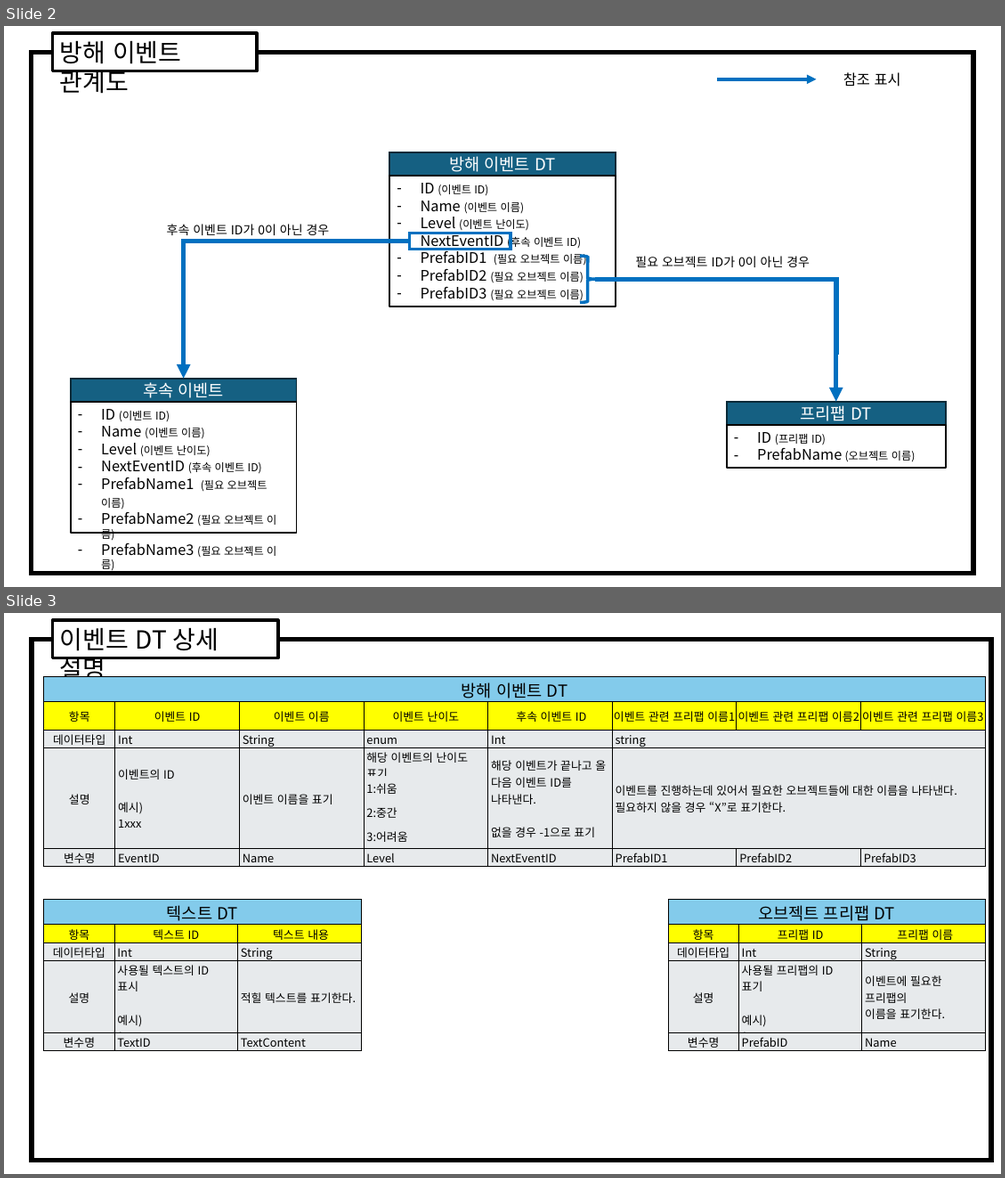
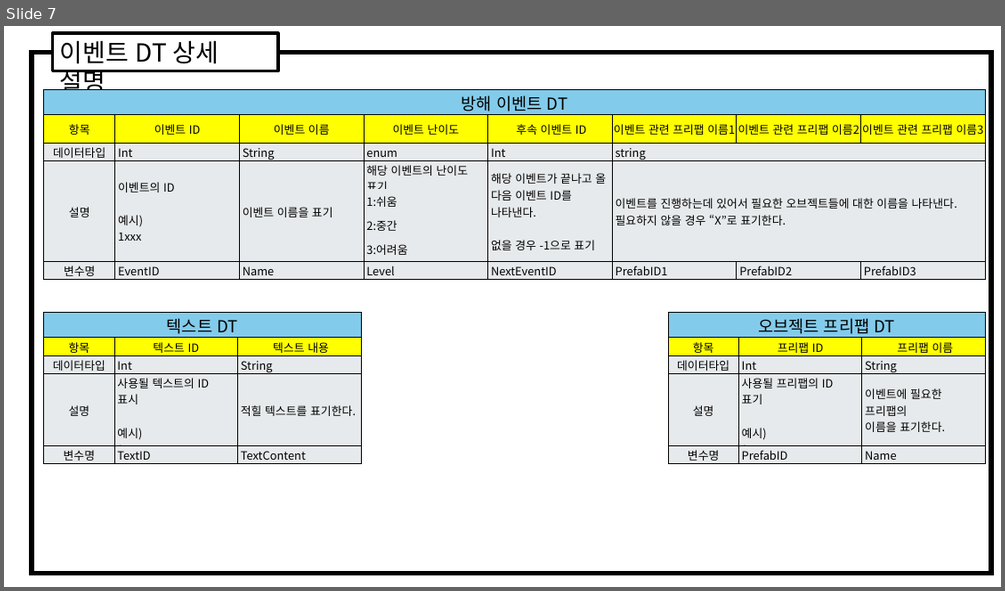
Before and after one commit to weariness00/Mandle_10Minute_Game, a slide deck: document/데이터테이블 문서.pptx. Shown one above the other, each under a label of ours: slides 2 and 3 before the commit, slide 7 after it. The pictures are 1005x1178 and 1005x591 pixels, drawn with LibreOffice and Linux fonts; fonts in the diff are those of the drawing. Boxes give left, top, right and bottom in pixels: in the first picture for what was removed or moved away, otherwise in the second. Text is boxed around its words. In the diff, an @@ line names an element or a change of style, - is before the commit and + after.

```diff
--- a/document/데이터테이블 문서.pptx
+++ b/document/데이터테이블 문서.pptx
@@ slide 2 removed at [4,26,1001,587], background #FFFFFF @@
@@ rectangle removed at [32,52,974,573] @@
@@ rectangle removed at [53,33,257,70] @@
-방해 이벤트 관계도
@@ text removed at [843,72,901,87] @@
-참조 표시
@@ arrow removed from (718, 79) to (816, 79) @@
@@ rectangle removed at [390,152,615,176] @@
-방해 이벤트 DT
@@ rectangle removed at [390,176,615,306] @@
-– ID (이벤트 ID)
-– Name (이벤트 이름)
-– Level (이벤트 난이도)
-– NextEventID (후속 이벤트 ID)
-– PrefabID1 (필요 오브젝트 이름)
-– PrefabID2 (필요 오브젝트 이름)
-– PrefabID3 (필요 오브젝트 이름)
@@ text removed at [167,224,330,235] @@
-후속 이벤트 ID가 0이 아닌 경우
@@ rectangle removed at [409,233,510,249] @@
@@ elbow arrow removed from (409, 240) to (184, 378) @@
@@ right brace removed at [580,256,596,302] @@
@@ text removed at [635,256,809,267] @@
-필요 오브젝트 ID가 0이 아닌 경우
@@ elbow arrow removed from (596, 279) to (836, 402) @@
@@ rectangle removed at [71,378,297,402] @@
-후속 이벤트
@@ rectangle removed at [71,402,297,532] @@
-– ID (이벤트 ID)
-– Name (이벤트 이름)
-– Level (이벤트 난이도)
-– NextEventID (후속 이벤트 ID)
-– PrefabName1 (필요 오브젝트 이름)
-– PrefabName2 (필요 오브젝트 이름)
-– PrefabName3 (필요 오브젝트 이름)
@@ rectangle removed at [727,402,946,425] @@
-프리팹 DT
@@ rectangle removed at [727,425,946,467] @@
-– ID (프리팹 ID)
-– PrefabName (오브젝트 이름)
@@ what was slide 3 is now slide 7 @@
```
Also in this commit, not shown: 5 slides added, 4 other files.
